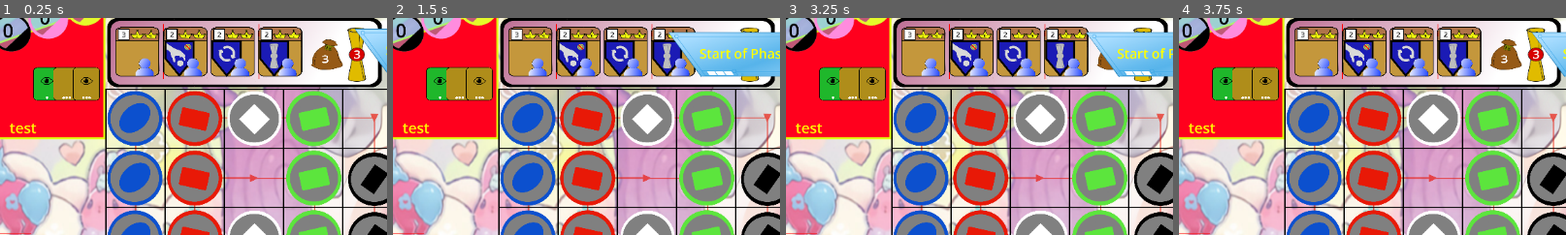
Above: before the commit, frames 1-4 (left to right).
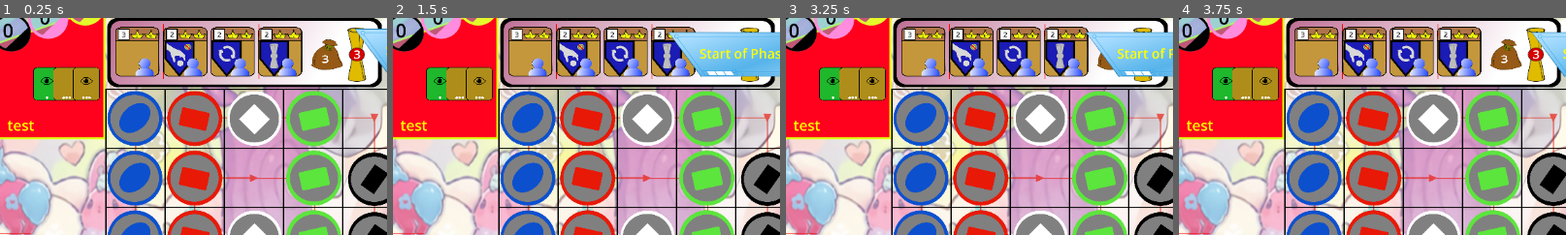
Above: after the commit, the same moments.

Repository: TonyNLM/Dueee
Game: Godot game, scene res://main.tscn
Two runs of this game, one before a commit and one after it. Both use one fixed random seed, a clock stepped at 60 frames per second and the inputs below.
Inputs (mouse positions are % of the whole screen's width and height, from its top left):
- Up to frame 1 (0.25 s): no input
- Up to frame 2 (1.5 s): click (72, 95) at 0.5 s; click (90, 3) at 1.25 s
- Up to frame 3 (3.25 s): click (94, 3) at 2 s; click (97, 3) at 2.75 s
- Up to frame 4 (3.75 s): click (72, 95) at 3.5 s
The pictures show only the part of the screen within x 47-97%, y 6-56%; the shares and areas given below are measured in that part.

The runs differ from the first frame. In frame 1, 0.3% of the frame differs, in the area x 2-10%, y 47-54%; in frame 2, 0.3%; in frame 3, 0.3%; in frame 4, 0.3%.

Commit message:
Created select/deselect token detection

Diff:
--- /dev/null
+++ b/Godot test/CardDetailLookup.gd
@@ -0,0 +1,22 @@
+extends Node
+
+
+# Called when the node enters the scene tree for the first time.
+func _ready():
+	pass # Replace with function body.
+
+
+# Called every frame. 'delta' is the elapsed time since the previous frame.
+func _process(delta):
+	pass
+
+
+func GetCardDetail(Card_No: int):
+	var lookupResult
+
+	#tier, card score, crown count, bonus colour, bonus colour count, skill, cost
+	if Card_No % 2 == 0:
+		lookupResult = [1, Card_No, 2, Enums.TokenColour.Pink, 2,Enums.Skill.ExtraTurn, [[Enums.TokenColour.Red, 3], [Enums.TokenColour.White, 7]]]
+	else:
+		lookupResult = [2, Card_No, 3, Enums.TokenColour.Blue, 1,Enums.Skill.StealToken, [[Enums.TokenColour.Green, 4], [Enums.TokenColour.White, 1]]]
+	return lookupResult
--- a/Godot test/Player_Banner.gd
+++ b/Godot test/Player_Banner.gd
@@ -64,7 +64,11 @@
 
 func setPlayerBonusCount(colour:Enums.TokenColour, count:int):
 	var PlayerBonusCount = TokenCountItems[colourSequenceDict[colour]].get_node("Cost_Bonus")
-	PlayerBonusCount.text = "+"+str(count)
+
+	if count != 0:
+		PlayerBonusCount.text = "+"+str(count)
+	else:
+		PlayerBonusCount.text = ""
 
 func setPlayerPrivCount(count:int):
 	if count<0 or count>3:
--- a/Godot test/Player_Banner.tscn
+++ b/Godot test/Player_Banner.tscn
@@ -207,6 +207,7 @@
 offset_bottom = 100.0
 theme_override_colors/default_color = Color(1, 1, 0, 1)
 theme_override_font_sizes/normal_font_size = 40
+bbcode_enabled = true
 text = "PlayerName"
 
 [node name="Reserve_Parent" type="HBoxContainer" parent="."]
--- a/Godot test/main.gd
+++ b/Godot test/main.gd
@@ -1,13 +1,132 @@
 extends Node2D
 class_name GameController
 
-var x:Token = null
+signal GUIMasterLoadComplete
+signal PhaseChangeRequest(Request_Current_Phase, Request_Next_Phase)
+signal CardPurchasableCheck(SelectedCard)
+signal SelectToken(Token_Position)
+signal PurchaseCard(SelectedCard, SelectedCardPosition)
+signal ReserveCard(SelectedCard, SelectedCardPostion)
+
+@export var PlayerBanner1: Node
+@export var PlayerBanner2: Node
+@export var Board: Node
+@export var CardPile: Node
+@export var ConfirmButton: Node
+@export var CancelButton: Node
+@export var ButtonBar: Node
+@export var BannerController: Node
+@export var CardAnimationController: Node
+@export var PopupController: Node
+@export var MessageController: Node
+@export var CardLookup: Node
+
+
+
+
+
+#Region: Player Banner Calls---------------------------------------------------------------
+func GetBannerToUse(player:int):
+	if player==0:
+		return PlayerBanner1
+	else:
+		return PlayerBanner2
+
+func SetBannerName(player: int, name: String):
+	var PlayerBanner: Node
+	if player!=0 and player!=1:
+		return
+	if !name:
+		return
+	PlayerBanner = GetBannerToUse(player)
+	if player==0:
+		name == "[left]"+name+"[/left]"
+	else:
+		name == "[right]"+name+"[/right]"
+	PlayerBanner.setPlayerName(name)
+
+
+# the input should be [Enums.TokenColour.Red, 3] per every array element
+func SetBannerTokenByArray(player:int, TokenArray: Array):
+	for Modify in TokenArray:
+		SetBannerToken(player, Modify)
+func SetBannerToken(player, ModifyBannerToken):
+	var PlayerBanner: Node
+	if player!=0 and player!=1:
+		return
+	if !name:
+		return
+	PlayerBanner = GetBannerToUse(player)
+	PlayerBanner.setPlayerTokenCount(ModifyBannerToken[0], ModifyBannerToken[1])
+
+func SetBannerBonusByArray(player:int, BonusArray: Array):
+	for Modify in BonusArray:
+		SetBannerBonus(player, Modify)
+func SetBannerBonus(player:int, ModifyBonusToken):
+	var PlayerBanner: Node
+	if player!=0 and player!=1:
+		return
+	if !name:
+		return
+	PlayerBanner = GetBannerToUse(player)
+	PlayerBanner.setPlayerBonusCount(ModifyBonusToken[0], ModifyBonusToken[1])
+
+func SetBannerPriv(player:int, PrivCount):
+	var PlayerBanner: Node
+	if player!=0 and player!=1:
+		return
+	if !name:
+		return
+	PlayerBanner = GetBannerToUse(player)
+	PlayerBanner.setPlayerPrivCount(PrivCount)
+
+func SetBannerScore(player:int, Score):
+	var PlayerBanner: Node
+	if player!=0 and player!=1:
+		return
+	if !name:
+		return
+	PlayerBanner = GetBannerToUse(player)
+	PlayerBanner.setPlayerScore(Score)
+
+func SetBannerCrown(player:int, CrownCount):
+	var PlayerBanner: Node
+	if player!=0 and player!=1:
+		return
+	if !name:
+		return
+	PlayerBanner = GetBannerToUse(player)
+	PlayerBanner.setPlayerCrownCount(CrownCount)
+
+func PushReserveCard(player:int, Tier:int, visibility:bool):
+	var PlayerBanner: Node
+	if player!=0 and player!=1:
+		return
+	if !name:
+		return
+	PlayerBanner = GetBannerToUse(player)
+	PlayerBanner.pushTierCardList(Tier)
+func RemoveReserveCard(player:int, Tier:int, visibility:bool):
+	var PlayerBanner: Node
+	if player!=0 and player!=1:
+		return
+	if !name:
+		return
+	PlayerBanner = GetBannerToUse(player)
+	PlayerBanner.popTierCardList(Tier)
+#End Region: Player Banner Calls---------------------------------------------------------------
+
+
+
+
+
 
 
 # Called when the node enters the scene tree for the first time.
 func _ready():
+
 	pass # Replace with function body.
-	#x = self
+
 
 # Called every frame. 'delta' is the elapsed time since the previous frame.
 func _process(delta):
--- a/Godot test/main.tscn
+++ b/Godot test/main.tscn
@@ -25,9 +25,22 @@
 [ext_resource type="PackedScene" uid="uid://drtpxaydwef5n" path="res://card_base.tscn" id="20_ema58"]
 [ext_resource type="Texture2D" uid="uid://bda0w8fashmo5" path="res://Fairy Pics/BluePhasePopup.png" id="23_k33iy"]
 [ext_resource type="PackedScene" uid="uid://bmutapjdu2e6u" path="res://popup_window.tscn" id="23_lbcph"]
-
-[node name="Main" type="Node2D"]
+[ext_resource type="Script" path="res://CardDetailLookup.gd" id="26_tgy5j"]
+
+[node name="Main" type="Node2D" node_paths=PackedStringArray("PlayerBanner1", "PlayerBanner2", "Board", "CardPile", "ConfirmButton", "CancelButton", "ButtonBar", "BannerController", "CardAnimationController", "PopupController", "MessageController", "CardLookup") groups=["GUIMasterController"]]
 script = ExtResource("1_ooqqt")
+PlayerBanner1 = NodePath("Player_Banner")
+PlayerBanner2 = NodePath("Player_Banner2")
+Board = NodePath("Board")
+CardPile = NodePath("Card_pile")
+ConfirmButton = NodePath("ConfirmButton")
+CancelButton = NodePath("CancelButton")
+ButtonBar = NodePath("Button_Bar")
+BannerController = NodePath("Banner_Controller")
+CardAnimationController = NodePath("Card_Animation_Controller")
+PopupController = NodePath("Popup_Controller")
+MessageController = NodePath("Message_Controller")
+CardLookup = NodePath("CardDetailLookup")
 metadata/_edit_horizontal_guides_ = [-19.0]
 
 [node name="Wallpaper" type="Sprite2D" parent="."]
@@ -187,5 +200,8 @@
 offset_right = 824.0
 offset_bottom = 554.0
 
+[node name="CardDetailLookup" type="Node" parent="."]
+script = ExtResource("26_tgy5j")
+
 [editable path="ConfirmButton"]
 [editable path="CancelButton"]
--- a/Godot test/player_banner_red.tscn
+++ b/Godot test/player_banner_red.tscn
@@ -22,10 +22,11 @@
 position = Vector2(183, 595)
 
 [node name="PlayerName" parent="." index="5"]
-offset_left = 436.0
-offset_top = 428.0
-offset_right = 694.0
-offset_bottom = 508.0
+offset_left = 430.0
+offset_top = 421.0
+offset_right = 688.0
+offset_bottom = 501.0
+bbcode_enabled = true
 
 [node name="Reserve_Parent" parent="." index="6"]
 offset_left = 498.0
Not shown: 1 places in Godot test/main.tscn that only renumber resources
